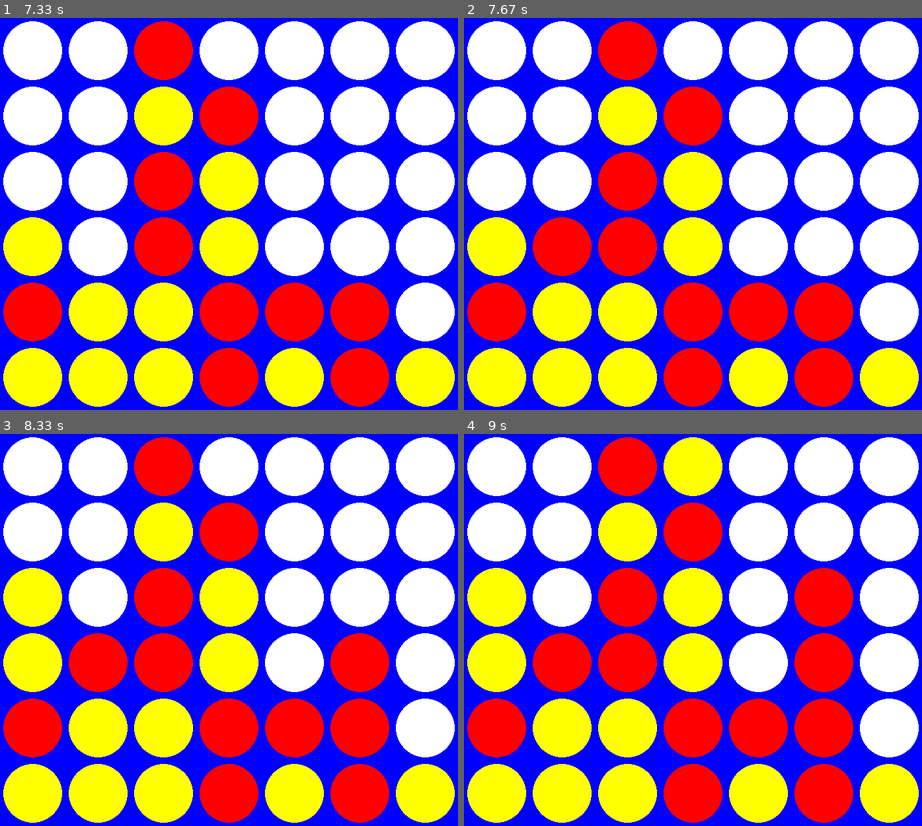
Above: before the commit, frames 1-4 (two rows, left to right).
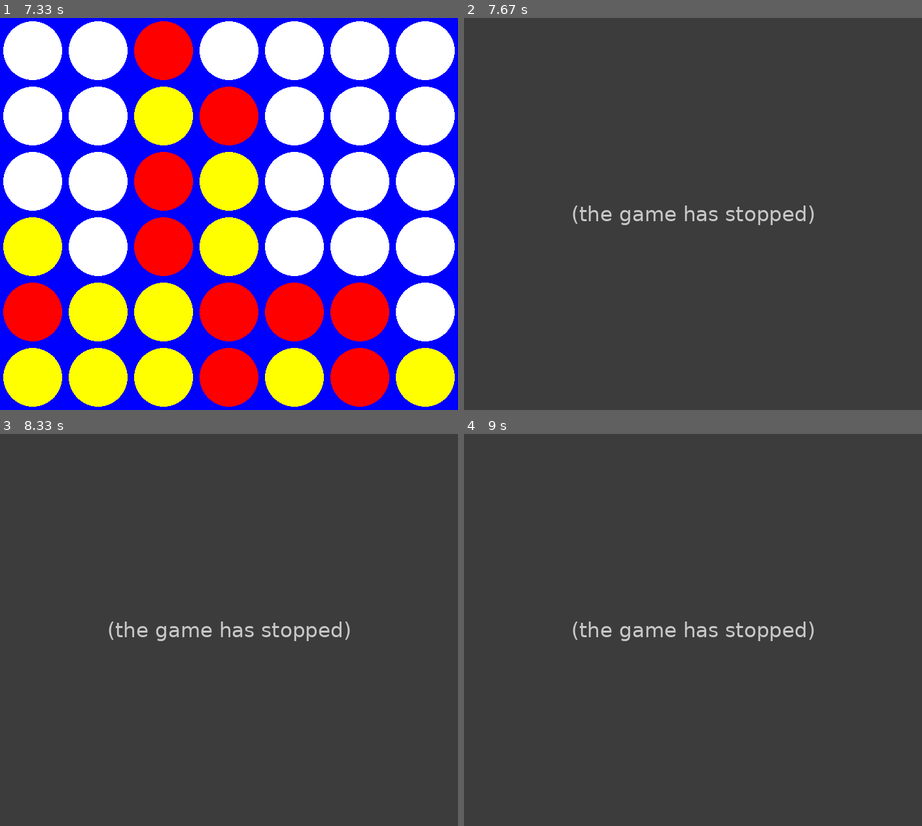
Above: after the commit, the same moments.

Repository: allan-jt/Connect4-AI
Game: pygame game, started from Connect4.py
Two runs of this game, one before a commit and one after it. Both use one fixed random seed, a clock stepped at 60 frames per second and the inputs below.
Inputs (mouse positions are in pixels of both pictures, inside the frame that each line leads up to):
- Up to frame 1 (7.33 s): press the mouse at (59, 174) at 0.37 s; move the mouse to (105, 241) at 0.47 s; release the mouse at (151, 308) at 0.6 s; click (247, 261) at 0.72 s; click (82, 268) at 1.05 s; click (233, 92) at 1.38 s; click (270, 112) at 1.72 s; click (261, 206) at 2.05 s; click (178, 174) at 2.38 s; click (334, 214) at 2.72 s; click (187, 292) at 3.05 s; click (174, 253) at 3.38 s; click (219, 347) at 3.72 s; click (54, 143) at 4.05 s; click (398, 362) at 4.38 s; click (132, 221) at 4.72 s; click (155, 323) at 5.05 s; click (155, 139) at 5.38 s; click (206, 355) at 5.72 s; click (261, 331) at 6.05 s; click (59, 276) at 6.38 s; click (380, 268) at 6.72 s; click (96, 221) at 7.05 s
- Up to frame 2 (7.67 s): click (569, 92) at 7.38 s
- Up to frame 3 (8.33 s): click (64, 626) at 7.72 s; click (384, 481) at 8.05 s
- Up to frame 4 (9 s): click (693, 688) at 8.38 s; click (816, 728) at 8.72 s

Frame 1 is identical in both runs. In frame 2, 100% of the frame differs, in the area x 0-100%, y 0-100%; in frame 3, 100%; in frame 4, 100%.
After the commit the program exited at 7.4 s; later frames show no game.

Commit message:
Game validation done

Diff:
--- a/Connect4.py
+++ b/Connect4.py
@@ -1,5 +1,4 @@
 import Graphics
-import Minimax
 
 Suzy = Graphics.Engine()
 Suzy.runGame()
--- a/Constants.py
+++ b/Constants.py
@@ -6,6 +6,7 @@
 # Connect4 features
 GAME_WIDTH = 7
 GAME_HEIGHT = 6
+WIN = 4
 
 # Colors
 RED = (255, 0, 0)
--- a/Graphics.py
+++ b/Graphics.py
@@ -1,4 +1,4 @@
-from Constants import *
+from Minimax import *
 import pygame
 pygame.init()
 
@@ -35,15 +35,14 @@
 
 
 class Engine():
-	sprite_group = pygame.sprite.Group()
-	all_pieces = {}
-	current_color = YELLOW
-	screen = pygame.display.set_mode((SCREEN_WIDTH, SCREEN_HEIGHT))
-
 	def __init__(self) -> None:
+		self.sprite_group = pygame.sprite.Group()
+		self.all_pieces = {}
+		self.current_color = YELLOW
 		self.initScreen()
 
 	def	initScreen(self) -> None:
+		self.screen = pygame.display.set_mode((SCREEN_WIDTH, SCREEN_HEIGHT))
 		self.screen.fill(BLUE)
 		for height in range(GAME_HEIGHT):
 			for width in range(GAME_WIDTH):
@@ -80,14 +79,17 @@
 
 		position = pygame.mouse.get_pos()
 		width = position[X] // (SCREEN_WIDTH / GAME_WIDTH)
+		game_finish = False
+
 		for height in range(GAME_HEIGHT - 1, -1, -1):
 			piece = self.all_pieces[(width, height)]
 			if piece.color == WHITE:
 				piece.color = self.current_color
+				game_finish = check_win(self.all_pieces, (width, height), piece.color)
 				self.swapColor()
 				break
 
-		return True
+		return not game_finish
 
 	def swapColor(self) -> None:
 		if self.current_color == YELLOW:
--- a/Minimax.py
+++ b/Minimax.py
@@ -1 +1,79 @@
+from Constants import *
 import random
+
+#	UTILS
+def	is_space_left(all_pieces) -> bool:
+	for piece in all_pieces.values():
+		if piece.color == WHITE:
+			return True
+	return False
+
+def	is_within_bounds(positionX, positionY) -> bool:
+	return (positionX < GAME_WIDTH and positionY < GAME_HEIGHT
+		and positionX >= 0 and positionY >= 0)
+
+def check_orthogonal_win(all_pieces, move, turn) -> bool:
+	counter = 0	# check horizontal
+	for width in range(GAME_WIDTH):
+		if all_pieces[(width, move[Y])].color != turn:
+			counter = 0
+		elif (counter := counter + 1) == 4:
+			return True
+
+	counter = 0 # check vertical
+	for height in range(GAME_HEIGHT):
+		if all_pieces[(move[X], height)].color != turn:
+			counter = 0
+		elif (counter := counter + 1) == 4:
+			return True
+
+	return False
+
+#	VALIDATE WIN
+def	check_diagonal_win(all_pieces, move, turn) -> bool:
+	counter = 1	# check / diagonal
+	posX = move[X]
+	posY = move[Y]
+	while is_within_bounds(posX := posX + 1, posY := posY + 1):
+		if all_pieces[(posX, posY)].color != turn:
+			break
+		counter += 1
+	posX = move[X]
+	posY = move[Y]
+	while is_within_bounds(posX := posX - 1, posY := posY - 1):
+		if all_pieces[(posX, posY)].color != turn:
+			break
+		counter += 1
+	if counter == WIN:
+		return True
+
+	counter = 1	# check \ diagonal
+	posX = move[X]
+	posY = move[Y]
+	while is_within_bounds(posX := posX + 1, posY := posY - 1):
+		if all_pieces[(posX, posY)].color != turn:
+			break
+		counter += 1
+	posX = move[X]
+	posY = move[Y]
+	while is_within_bounds(posX := posX - 1, posY := posY + 1):
+		if all_pieces[(posX, posY)].color != turn:
+			break
+		counter += 1
+	if counter == WIN:
+		return True
+
+	return False
+
+
+def	check_win(all_pieces, move, turn) -> bool:
+	return (check_orthogonal_win(all_pieces, move, turn)
+		 or check_diagonal_win(all_pieces, move, turn))
+
+#	MINIMAX
+def	speculate(all_pieces, turn, alpha = float('inf'), beta = float('-inf')) -> int:
+	pass
+
+def	minimax(all_pieces, turn) -> tuple:
+
+	pass
